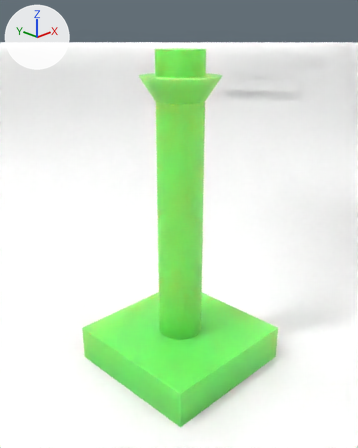
A saved change to the Blender file Models/Parts (BLEND)/2x2x2 Pole.blend.
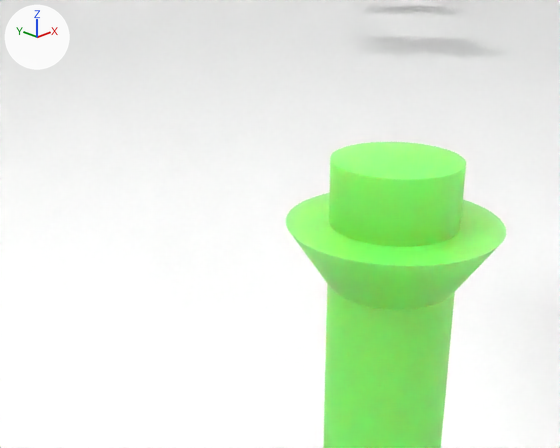
Each version appears first from a 50 mm camera at (-0.0338, -0.0335, 0.0446) aimed at (0.0047, 0.0049, 0.0238), and next in a close-up from a 50 mm camera at (-0.0175, -0.01, 0.0527) aimed at (0.0056, 0.013, 0.0403). Arrows for +X, +Y and +Z are at upper left; the lights stay in place.

The older version as bpy lines, for what is in view:
```python
me_plane = bpy.data.meshes.new('Plane')
me_plane.from_pydata(...)  # 5128 vertices, 4619 faces; spans x 0.0..0.02, y 0.0..0.02, z 0.0..0.005
me_plane.materials.append(mat_ofh)  # green #4fb944
me_plane_060 = bpy.data.meshes.new('Plane.060')
me_plane_060.from_pydata([(-1.0, -1.0, 0.0), (1.0, -1.0, 0.0), (-1.0, 1.0, 0.0), (1.0, 1.0, 0.0)], [], [(0, 1, 3, 2)])
me_plane_060.materials.append(mat_material_002)  # light grey #c2c2c2
ob_plane_013 = bpy.data.objects.new('Plane.013', me_plane_060)
ob_plane_013.location = (0.0, 0.0, 0.0)
ob_plane_013.rotation_euler = (0.0, 0.0, 0.785)  # degrees (0, 0, 45)
ob_plane_013.scale = (2.92, 2.92, 2.92)
ob_the_plate_builder_tm = bpy.data.objects.new('The Plate Builder TM', me_plane)
ob_the_plate_builder_tm.location = (0.0, 0.0, 0.0)
_m = ob_the_plate_builder_tm.modifiers.new('Boolean', 'BOOLEAN')
_m.object = ob_stud
_m.operation = 'UNION'
```
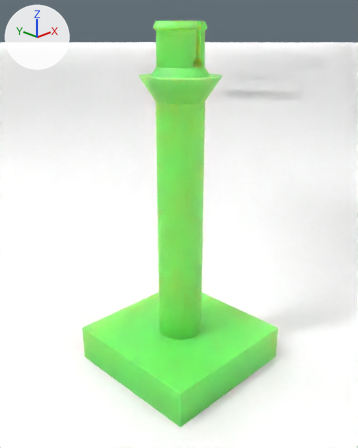
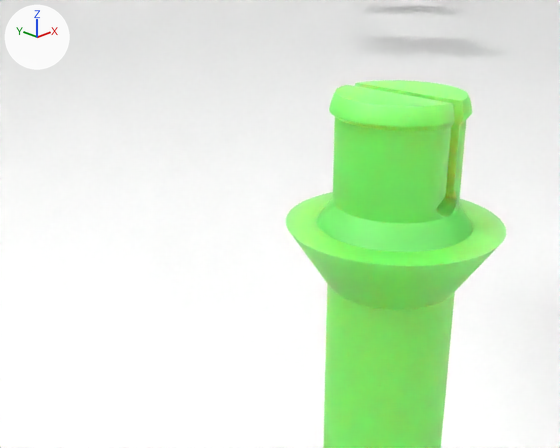
Patch to the scene script:
```diff
--- a/Models/Parts (BLEND)/2x2x2 Pole.blend.py
+++ b/Models/Parts (BLEND)/2x2x2 Pole.blend.py
@@ me_circle @@
 # used by ob_stud; location = (0.01, 0.01, 0.005); scale = (0.003, 0.003, 0.003)
-me_circle.from_pydata(...)  # 640 vertices, 514 faces; spans x -1.67..1.67, y -1.67..1.67, z 0.0..12.67
+me_circle.from_pydata(...)  # 512 vertices, 386 faces; spans x -1.67..1.67, y -1.67..1.67, z 0.0..11.67
+# me_circle part 1
+# 128 vertices are removed from x -1.0..1.0, y -1.0..1.0, z 12.67
+# 129 faces are deleted
+# 1 new face joins them
@@ me_circle_001 @@
+me_circle_001.from_pydata(...)  # 1868 vertices, 1653 faces; spans x -1.19..1.19, y -1.19..1.19, z 0.0..2.0
+me_circle_001.polygons.foreach_set('use_smooth', [True] * 1653)
@@ ob_the_plate_builder_tm @@
 _m = ob_the_plate_builder_tm.modifiers.new('Boolean', 'BOOLEAN')
 _m.operation = 'UNION'
+_m = ob_the_plate_builder_tm.modifiers.new('Boolean.001', 'BOOLEAN')
+_m.object = ob_stud_001
+_m.operation = 'UNION'
@@ ob_stud_001 @@
+ob_stud_001 = bpy.data.objects.new('Stud.001', me_circle_001)
+ob_stud_001.location = (0.01, 0.01, 0.04)
+ob_stud_001.scale = (0.003, 0.003, 0.003)
+ob_stud_001.hide_render = True
```

What differs and where, as boxes [x1, y1, x2, y2] in the close-ups (560 x 448 px):
'The Plate Builder TM', reshaped, modifiers changed: before [286, 142, 506, 448]; after [286, 80, 506, 448]
part 1 of me_circle, cut back (green): before [329, 142, 466, 247]
